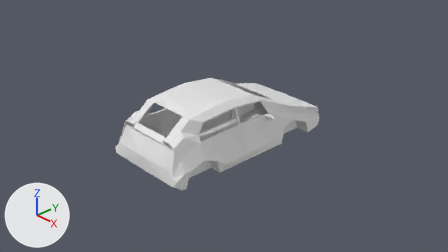
Two versions of the Blender file carro.blend, one commit apart.
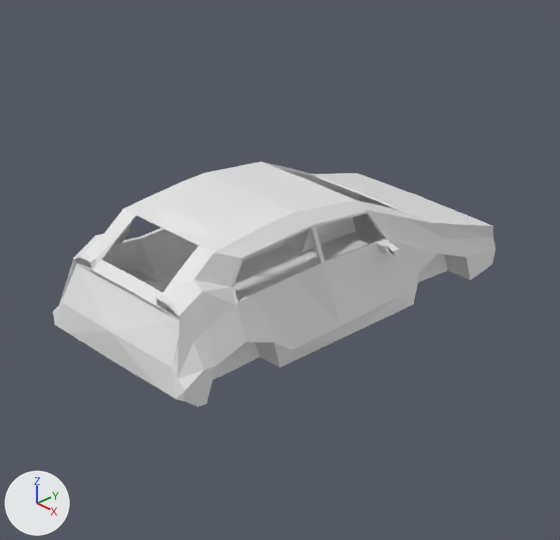
Old and new are each drawn from the file's camera 'Camera' and again close up on the part from 20% to 78% of the width and 1% to 100% of the height. Every picture has the same lights, and +X, +Y and +Z are marked at lower left.

Before the edit, the objects in view are built like this:
```python
ob_carroçaria = bpy.data.objects.new('Carroçaria', me_cube)
ob_carroçaria.location = (0.0, 0.0, 0.0)
ob_luz_tras = bpy.data.objects.new('Luz tras', me_cube_008)
ob_luz_tras.location = (0.0, 0.0, 0.0)
ob_parabrisas = bpy.data.objects.new('parabrisas', me_cube_003)
ob_parabrisas.location = (0.0, 0.0, 0.0)
ob_roda_frente = bpy.data.objects.new('Roda frente', me_cube_001)
ob_roda_frente.location = (0.0, 0.0, 0.0)
ob_roda_tras = bpy.data.objects.new('Roda tras', me_cube_002)
ob_roda_tras.location = (0.0, 0.0, 0.0)
ob_vidro_porta_frente = bpy.data.objects.new('vidro porta frente', me_cube_004)
ob_vidro_porta_frente.location = (0.0, 0.0, 0.0)
ob_vidro_porta_tras = bpy.data.objects.new('vidro porta tras', me_cube_005)
ob_vidro_porta_tras.location = (0.0, 0.0, 0.0)
ob_vidro_tras = bpy.data.objects.new('vidro tras', me_cube_006)
ob_vidro_tras.location = (0.0, 0.0, 0.0)
```
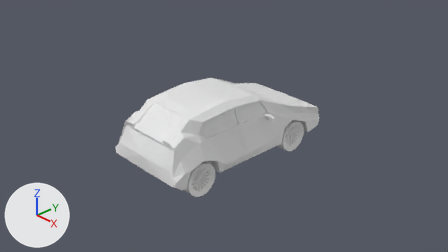
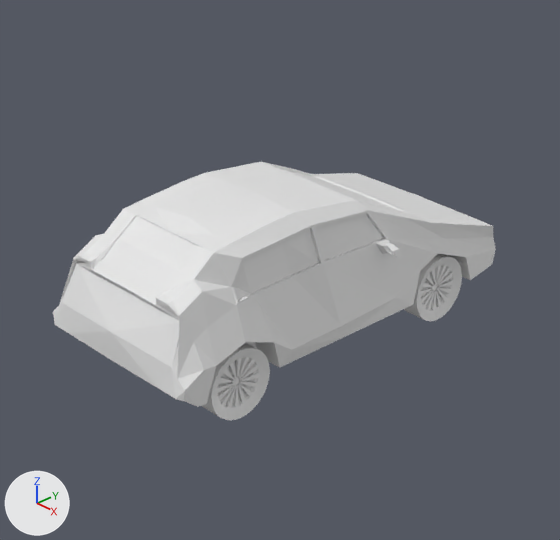
Where the change shows, as pixel boxes [x1, y1, x2, y2] in the close-ups (560 x 540 px):
'vidro tras', shown
    after: [103, 216, 198, 292]
'Roda tras', shown
    after: [202, 343, 270, 420]
'vidro porta tras', shown
    after: [234, 229, 319, 300]
'Roda frente', shown
    after: [404, 254, 462, 321]
'vidro porta frente', shown
    after: [316, 214, 383, 260]
'parabrisas', shown
    after: [281, 169, 397, 210]
'Luz tras', shown
    after: [75, 258, 180, 319]

Patch to the scene script:
```diff
--- a/carro.blend.py
+++ b/carro.blend.py
@@ ob_roda_frente @@
 _m = ob_roda_frente.modifiers.new('Mirror', 'MIRROR')
 _m.use_clip = True
-ob_roda_frente.hide_set(True)
@@ ob_roda_tras @@
 _m = ob_roda_tras.modifiers.new('Mirror', 'MIRROR')
 _m.use_clip = True
-ob_roda_tras.hide_set(True)
@@ ob_parabrisas @@
 _m = ob_parabrisas.modifiers.new('Mirror', 'MIRROR')
 _m.use_clip = True
-ob_parabrisas.hide_set(True)
@@ ob_vidro_porta_frente @@
 _m = ob_vidro_porta_frente.modifiers.new('Mirror', 'MIRROR')
 _m.use_clip = True
-ob_vidro_porta_frente.hide_set(True)
@@ ob_vidro_porta_tras @@
 _m = ob_vidro_porta_tras.modifiers.new('Mirror', 'MIRROR')
 _m.use_clip = True
-ob_vidro_porta_tras.hide_set(True)
@@ ob_vidro_tras @@
 _m = ob_vidro_tras.modifiers.new('Mirror', 'MIRROR')
 _m.use_clip = True
-ob_vidro_tras.hide_set(True)
@@ ob_luz_tras @@
 _m = ob_luz_tras.modifiers.new('Mirror', 'MIRROR')
 _m.use_clip = True
-ob_luz_tras.hide_set(True)
```
